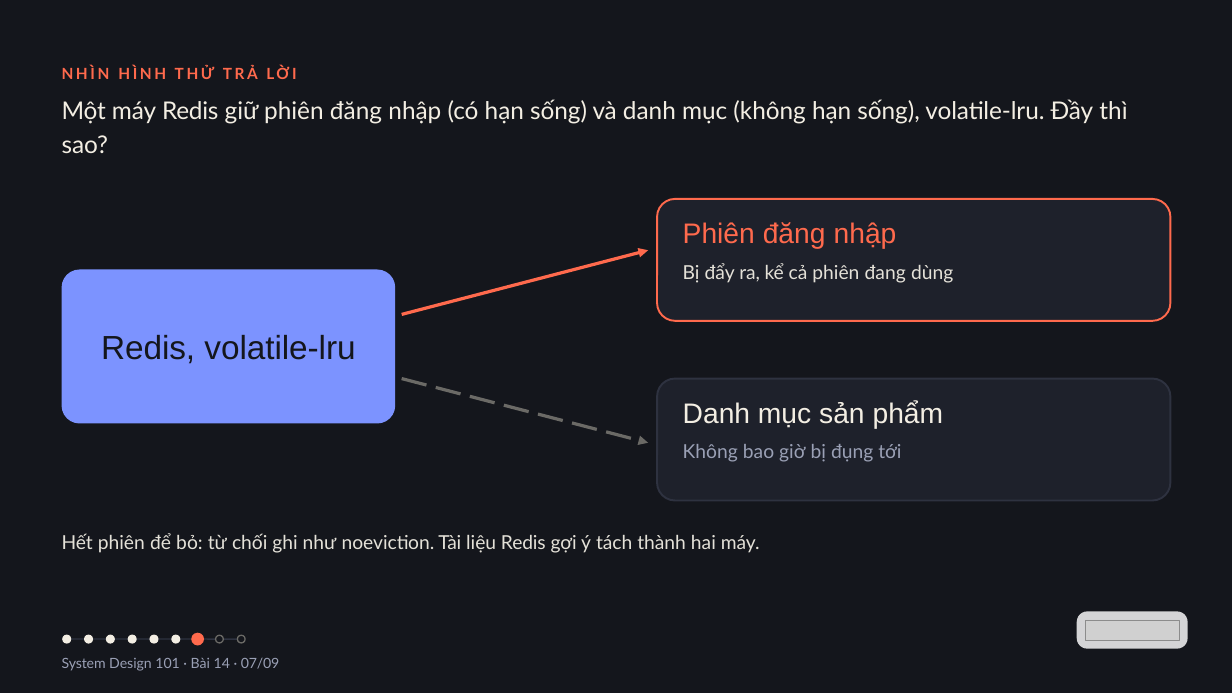
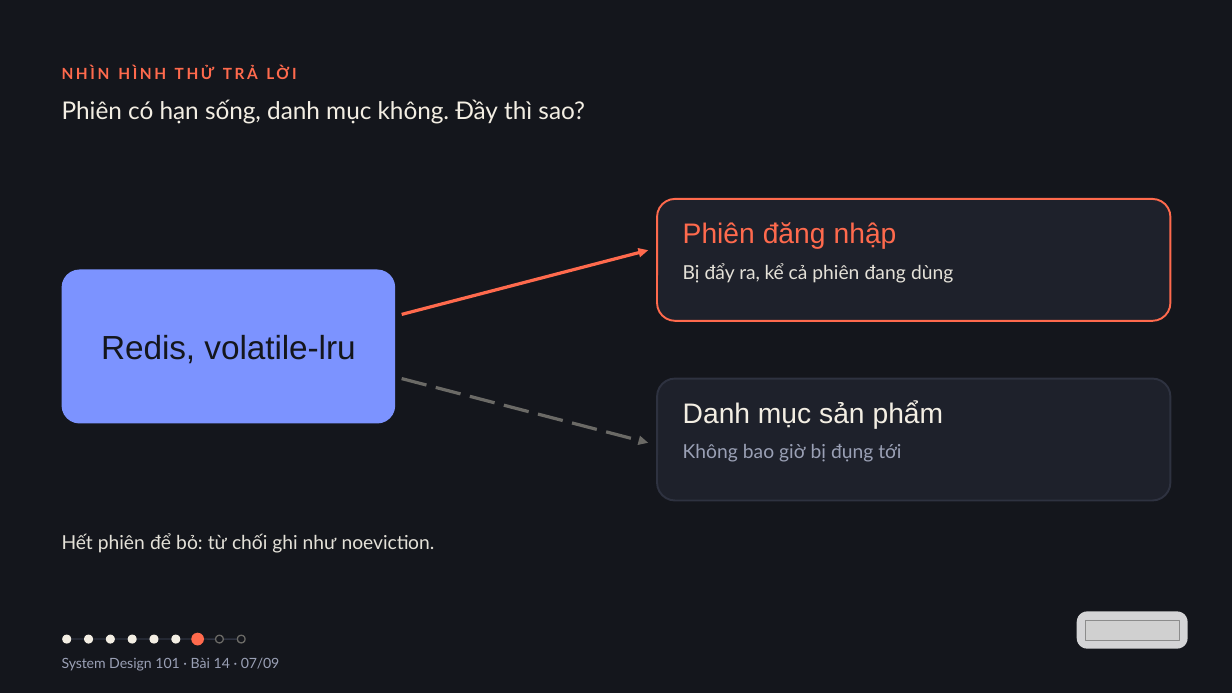
Before and after one commit to vohoailinh90/tool-marketing-studio, a slide deck: slide 7 of system-design-101/vi/lessons/sd-06-014/slides/sd-06-014.pptx. Drawn at 1232x693 pixels with LibreOffice and Linux fonts; fonts in the diff are those of the drawing; grey boxes stand for pictures. Boxes give left, top, right and bottom in pixels: in the first picture for what was removed or moved away, otherwise in the second. Text is boxed around its words. In the diff, an @@ line names an element or a change of style, - is before the commit and + after.

```diff
--- a/system-design-101/vi/lessons/sd-06-014/slides/sd-06-014.pptx
+++ b/system-design-101/vi/lessons/sd-06-014/slides/sd-06-014.pptx
@@ text at (x1=62, y1=99, x2=585, y2=124): text changed @@
-Một máy Redis giữ phiên đăng nhập (có hạn sống) và danh mục (không hạn sống), volatile-lru. Đầy thì sao?
+Phiên có hạn sống, danh mục không. Đầy thì sao?
@@ text at (x1=62, y1=533, x2=435, y2=553): text changed @@
-Hết phiên để bỏ: từ chối ghi như noeviction. Tài liệu Redis gợi ý tách thành hai máy.
+Hết phiên để bỏ: từ chối ghi như noeviction.
```
Also in this commit, not shown: 6 other slides changed, 4 other files.
